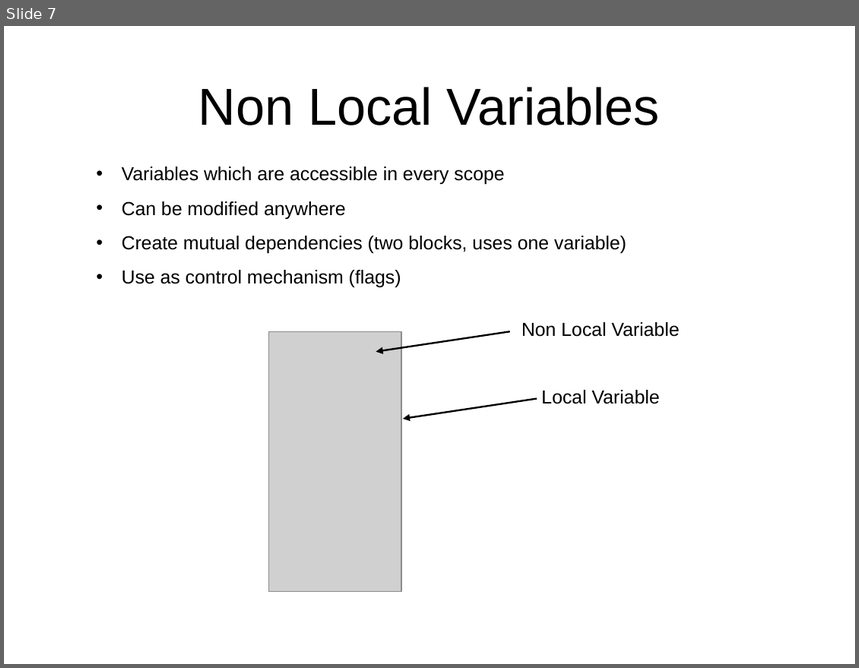
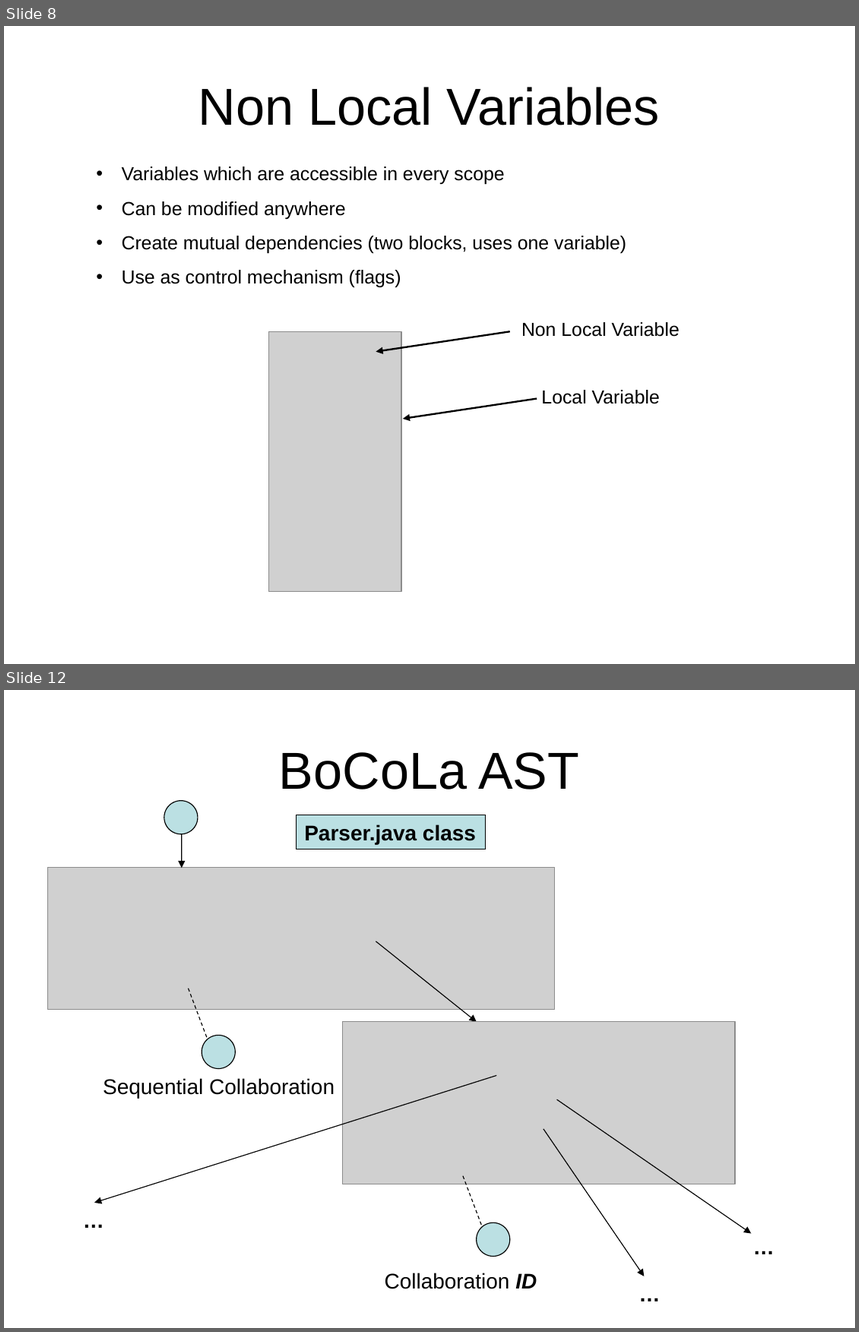
Before and after one commit to isurup/kalle-martin-group, a slide deck: SSE2/slides/2 Translation.ppt. Shown one above the other, each under a label of ours: slide 7 before the commit, slides 8 and 12 after it; the slides between them are not shown. The pictures are 859x668 and 859x1332 pixels, drawn with LibreOffice and Linux fonts; fonts in the diff are those of the drawing; grey boxes stand for pictures. Boxes give left, top, right and bottom in pixels: in the first picture for what was removed or moved away, otherwise in the second. Text is boxed around its words. In the diff, an @@ line names an element or a change of style, - is before the commit and + after.

```diff
--- a/SSE2/slides/2 Translation.ppt
+++ b/SSE2/slides/2 Translation.ppt
@@ slide 12 added at (x1=4, y1=690, x2=855, y2=1328), background #FFFFFF @@
@@ title added at (x1=279, y1=752, x2=579, y2=790), 44 pt, text #000000 @@
+BoCoLa AST
@@ rectangle added at (x1=296, y1=815, x2=486, y2=849), fill #BBE0E3, outline #000000 0.74 pt, 18 pt, text #000000, bold @@
+Parser.java class
@@ group added at (x1=47, y1=801, x2=783, y2=1310): 5 arrows, 5 texts, 3 ellipses, 2 pictures, 2 lines @@
+…
+…
+…
+Sequential Collaboration
+Collaboration ID
@@ what was slide 7 is now slide 8 @@
```
Also in this commit, not shown: 11 other slides added, 1 slide removed.
